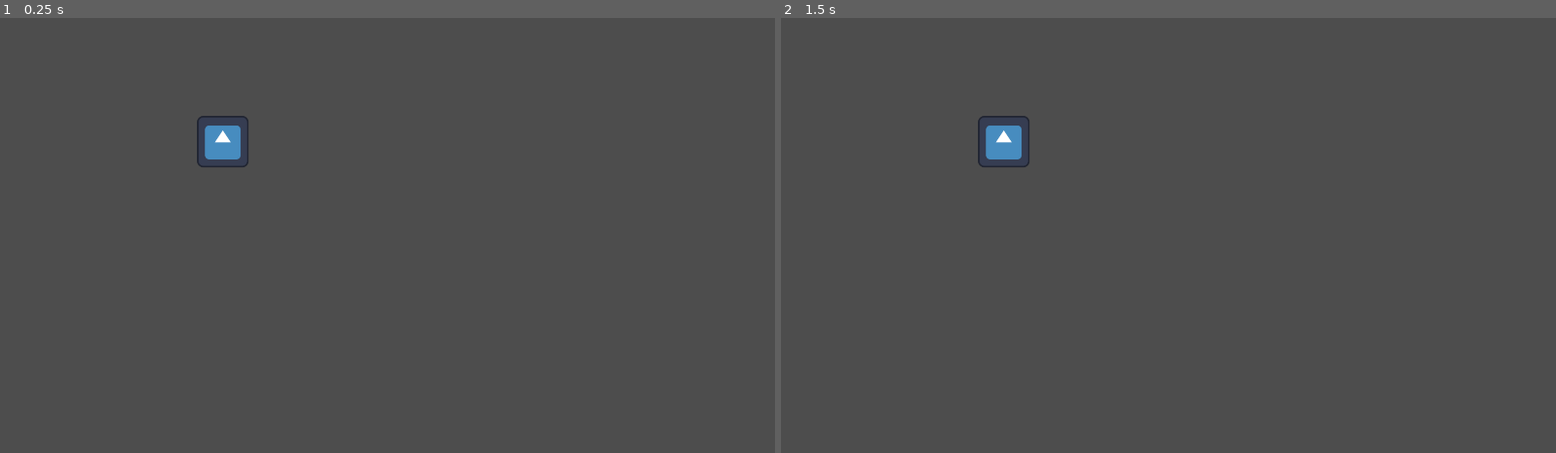
Above: before the commit, frames 1-2 (left to right).
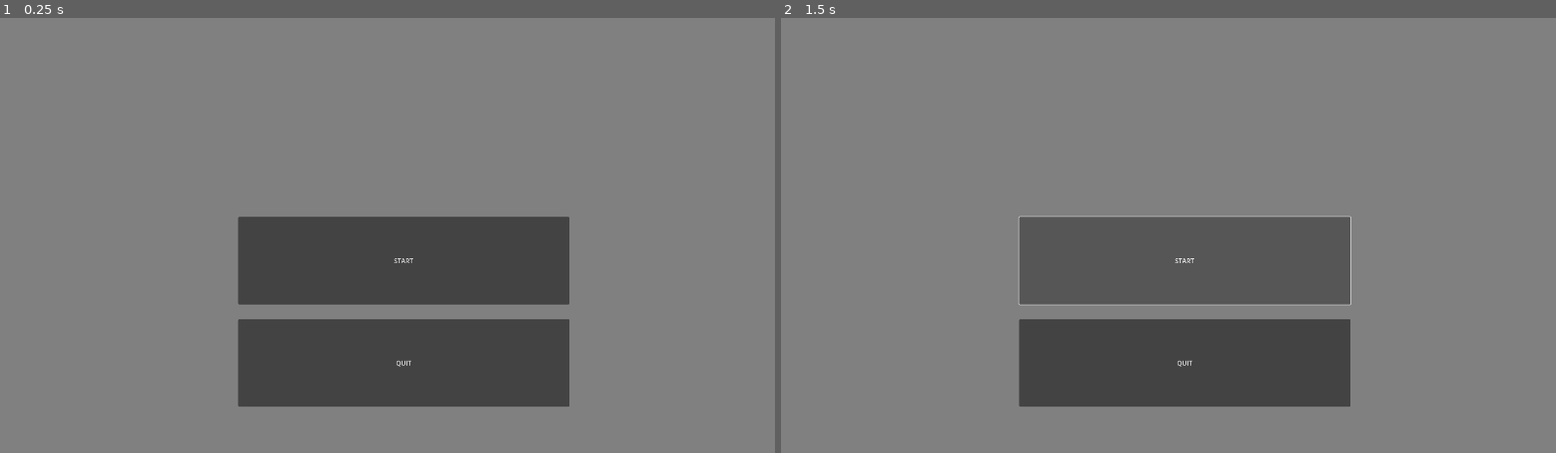
Above: after the commit, the same moments.

Repository: CrazyKamel/bbqJam
Game: Godot game, scene res://src/main.tscn
Same seed, same stepped clock (60 frames per second), same inputs: the game is played once before the commit and once after it. Before the commit the project has no main scene; this scene is started directly in both runs. The engine's default icon, where the game draws it, is replaced by a stand-in: a white triangle on a blue panel in a dark square.
Inputs (mouse positions are in pixels of both pictures, inside the frame that each line leads up to):
- Up to frame 1 (0.25 s): no input
- Up to frame 2 (1.5 s): click (1184, 261) at 0.5 s, where only the run after the commit has a clickable "START"; click (1184, 261) at 1.25 s, where only the run after the commit has a clickable "START"

The runs differ from the first frame. In frame 1, 83% of the frame differs, in the area x 0-100%, y 0-100%; in frame 2, 83%.

Commit message:
main menu + fix global

Diff:
--- a/project.godot
+++ b/project.godot
@@ -11,9 +11,13 @@
 [application]
 
 config/name="bbjJam"
-run/main_scene="res://main.tscn"
+run/main_scene="res://src/main.tscn"
 config/features=PackedStringArray("4.2", "Forward Plus")
 config/icon="res://media/icon.svg"
+
+[autoload]
+
+Global="*res://src/global.gd"
 
 [display]
 
--- a/src/main.gd
+++ b/src/main.gd
@@ -9,3 +9,12 @@
 # Called every frame. 'delta' is the elapsed time since the previous frame.
 func _process(delta):
 	pass
+
+
+func _on_start_button_pressed():
+	#Global.goto_scene("res://src/game.tscn")
+	pass
+
+
+func _on_quit_button_pressed():
+	get_tree().quit()
--- a/src/main.tscn
+++ b/src/main.tscn
@@ -1,11 +1,28 @@
 [gd_scene load_steps=3 format=3 uid="uid://brs6u78mwggbp"]
 
 [ext_resource type="Script" path="res://src/main.gd" id="1_bnnuh"]
-[ext_resource type="Texture2D" uid="uid://bdvx58rwnaeev" path="res://media/icon.svg" id="1_xhw8e"]
+[ext_resource type="Texture2D" uid="uid://b08bniekywvi4" path="res://media/grey-background.jpg" id="2_l6o3g"]
 
-[node name="Node2D" type="Node2D"]
+[node name="Node" type="Node"]
 script = ExtResource("1_bnnuh")
 
-[node name="Icon" type="Sprite2D" parent="."]
-position = Vector2(552, 307)
-texture = ExtResource("1_xhw8e")
+[node name="MenuBackground" type="Sprite2D" parent="."]
+position = Vector2(960, 540)
+texture = ExtResource("2_l6o3g")
+
+[node name="StartButton" type="Button" parent="."]
+offset_left = 590.0
+offset_top = 494.0
+offset_right = 1411.0
+offset_bottom = 711.0
+text = "START"
+
+[node name="QuitButton" type="Button" parent="."]
+offset_left = 590.0
+offset_top = 748.0
+offset_right = 1411.0
+offset_bottom = 965.0
+text = "QUIT"
+
+[connection signal="pressed" from="StartButton" to="." method="_on_start_button_pressed"]
+[connection signal="pressed" from="QuitButton" to="." method="_on_quit_button_pressed"]
Binary file added: media/grey-background.jpg
Not shown, added: media/grey-background.jpg.import
